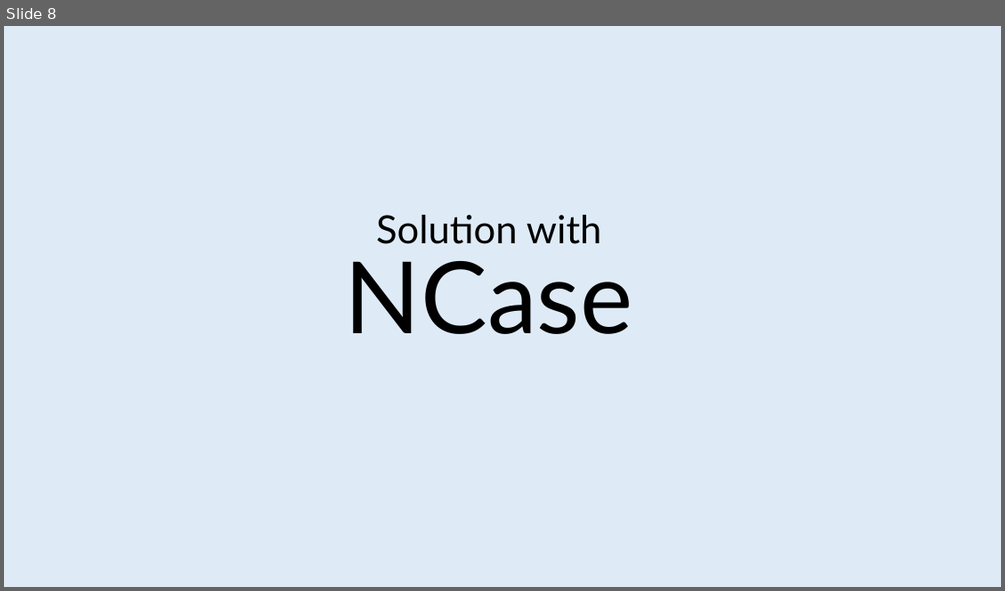
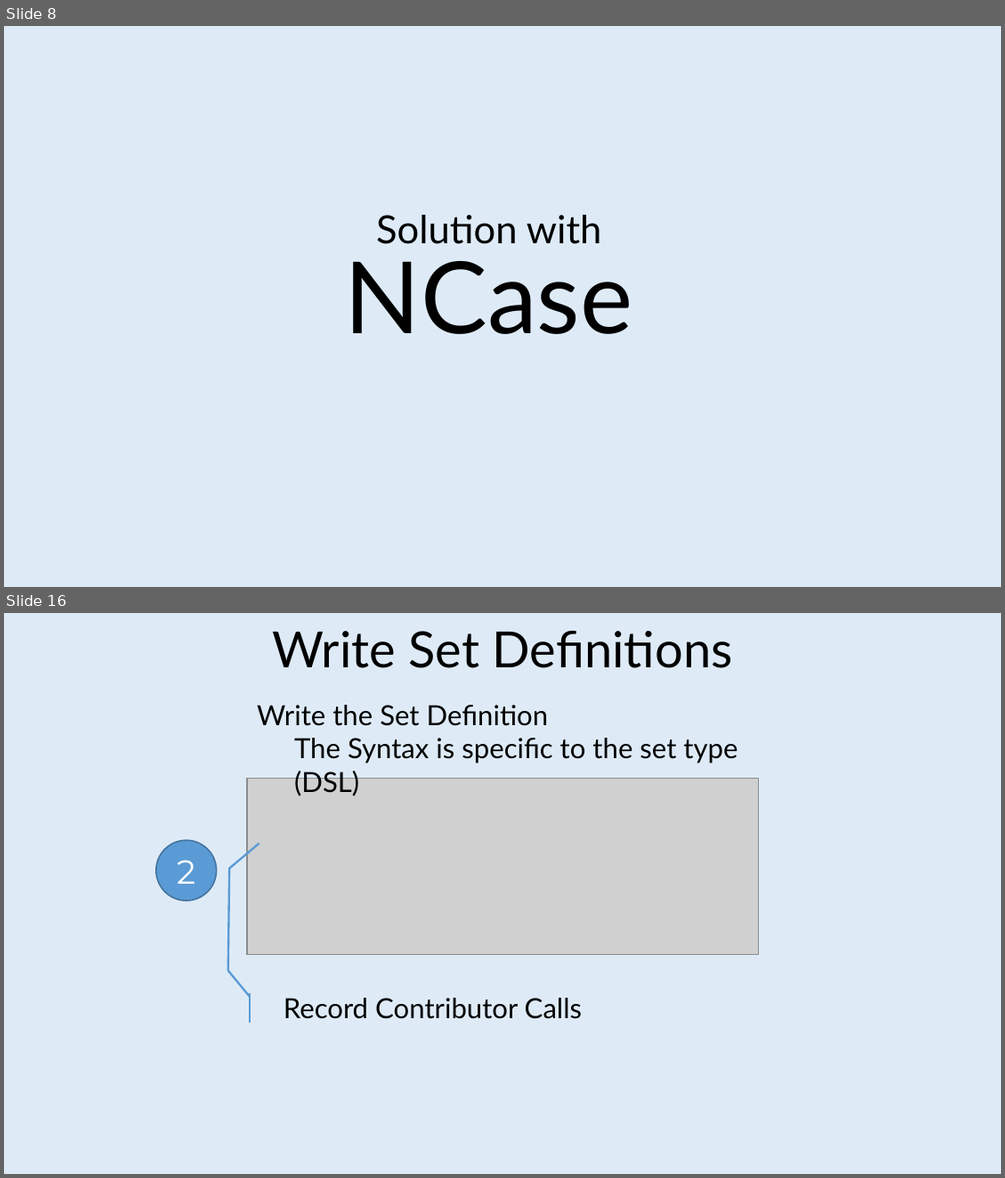
Before and after one commit to jeromerg/NCase, a slide deck: src/Documentation/Slides/Slides.pptx. Shown one above the other, each under a label of ours: slide 8 before the commit, slides 8 and 16 after it; the slides between them are not shown. The pictures are 1005x591 and 1005x1178 pixels, drawn with LibreOffice and Linux fonts; fonts in the diff are those of the drawing; grey boxes stand for pictures. Boxes give left, top, right and bottom in pixels: in the first picture for what was removed or moved away, otherwise in the second. Text is boxed around its words. In the diff, an @@ line names an element or a change of style, - is before the commit and + after.

```diff
--- a/src/Documentation/Slides/Slides.pptx
+++ b/src/Documentation/Slides/Slides.pptx
@@ slide 16 added at [4,613,1001,1174], background #DEEBF7 @@
@@ text added at [272,631,733,668], 36 pt, text #000000 @@
+Write Set Definitions
@@ text added at [257,705,737,763], 20 pt, text #000000 @@
+Write the Set Definition
+  The Syntax is specific to the set type (DSL)
@@ picture added at [247,779,759,955] @@
@@ ellipse added at [155,840,217,901], fill #5B9BD5, outline #43739E 1 pt, 24 pt, text #FFFFFF @@
+2
@@ accent callout added at [273,994,873,1022], outline #5B9BD5 1.5 pt, 20 pt, text #000000 @@
+Record Contributor Calls
```
Also in this commit, not shown: 12 slides changed, 8 other slides added, 2 slides removed.
